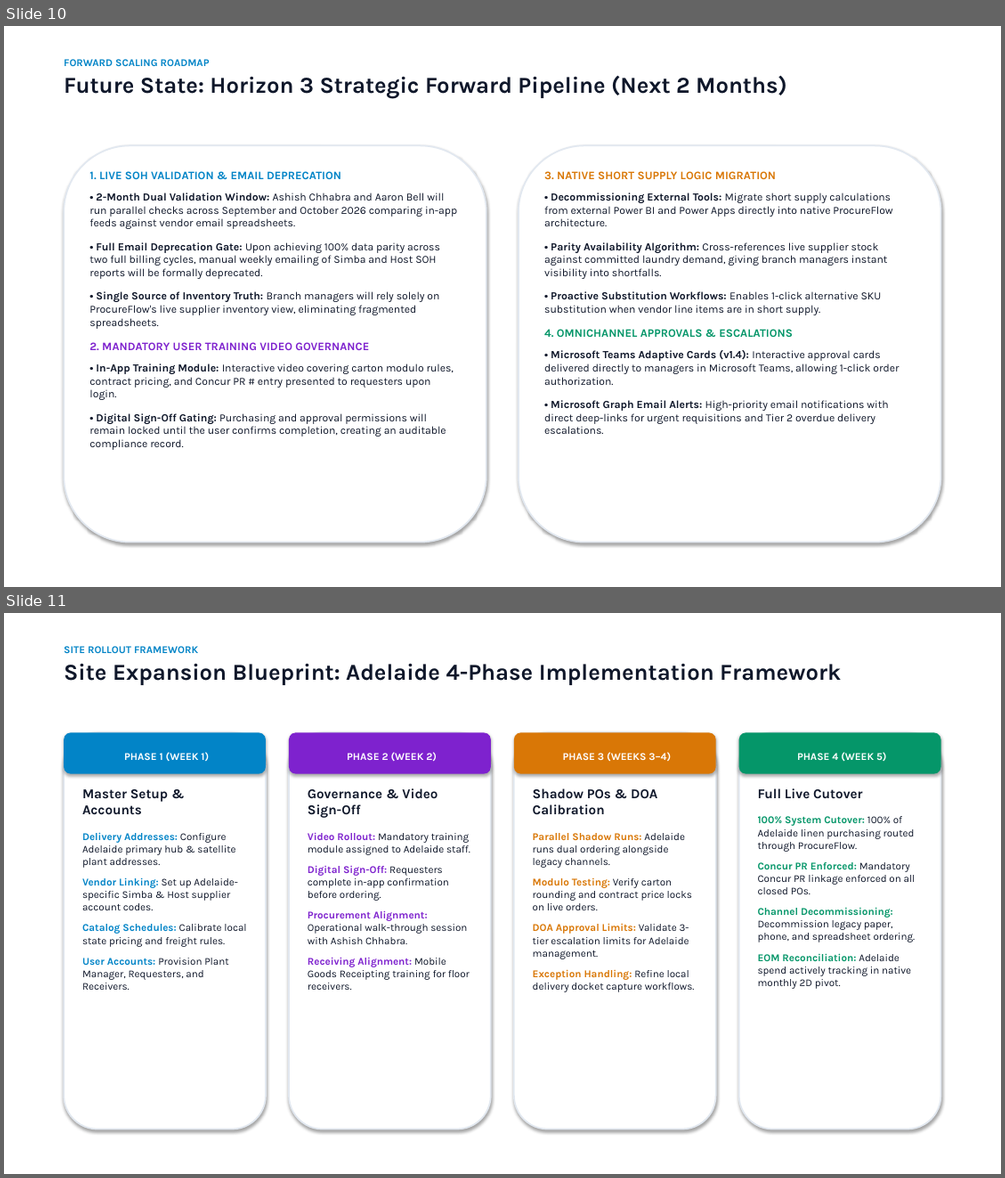
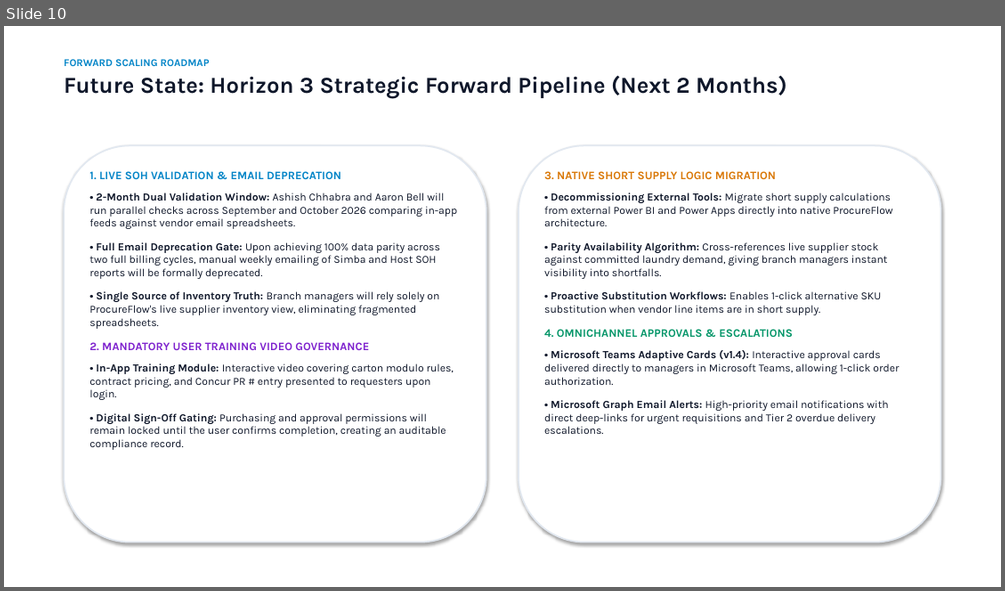
Before and after one commit to SPLGit-Project/ProcureFlow-App, a slide deck: docs/ProcureFlow_Executive_Roadmap.pptx. Shown one above the other, each under a label of ours: slides 10 and 11 before the commit, slide 10 after it. The pictures are 1005x1178 and 1005x591 pixels, drawn with LibreOffice and Linux fonts; fonts in the diff are those of the drawing. Boxes give left, top, right and bottom in pixels: in the first picture for what was removed or moved away, otherwise in the second. Text is boxed around its words. In the diff, an @@ line names an element or a change of style, - is before the commit and + after.

Commit message:
docs: remove workshop schedule and Adelaide rollout references, confirming all 11 facilities operating live under uniform governance

```diff
--- a/docs/ProcureFlow_Executive_Roadmap.pptx
+++ b/docs/ProcureFlow_Executive_Roadmap.pptx
@@ slide 11 removed at [4, 613, 1001, 1174], background #FFFFFF @@
@@ text removed at [64, 646, 841, 685] @@
-SITE ROLLOUT FRAMEWORK
-Site Expansion Blueprint: Adelaide 4-Phase Implementation Framework
@@ rounded rectangle removed at [64, 732, 266, 1129] @@
@@ rounded rectangle removed at [64, 732, 266, 774] @@
-PHASE 1 (WEEK 1)
@@ rounded rectangle removed at [289, 732, 491, 1129] @@
@@ rounded rectangle removed at [289, 732, 491, 774] @@
-PHASE 2 (WEEK 2)
@@ rounded rectangle removed at [514, 732, 716, 1129] @@
@@ rounded rectangle removed at [514, 732, 716, 774] @@
-PHASE 3 (WEEKS 3–4)
@@ rounded rectangle removed at [739, 732, 941, 1129] @@
@@ rounded rectangle removed at [739, 732, 941, 774] @@
-PHASE 4 (WEEK 5)
@@ text removed at [82, 789, 246, 989] @@
-Master Setup & Accounts
-Delivery Addresses: Configure Adelaide primary hub & satellite plant addresses.
-Vendor Linking: Set up Adelaide-specific Simba & Host supplier account codes.
-Catalog Schedules: Calibrate local state pricing and freight rules.
-User Accounts: Provision Plant Manager, Requesters, and Receivers.
@@ text removed at [307, 788, 470, 989] @@
-Governance & Video Sign-Off
-Video Rollout: Mandatory training module assigned to Adelaide staff.
-Digital Sign-Off: Requesters complete in-app confirmation before ordering.
-Procurement Alignment: Operational walk-through session with Ashish Chhabra.
-Receiving Alignment: Mobile Goods Receipting training for floor receivers.
@@ text removed at [533, 788, 695, 992] @@
-Shadow POs & DOA Calibration
-Parallel Shadow Runs: Adelaide runs dual ordering alongside legacy channels.
-Modulo Testing: Verify carton rounding and contract price locks on live orders.
-DOA Approval Limits: Validate 3-tier escalation limits for Adelaide management.
-Exception Handling: Refine local delivery docket capture workflows.
@@ text removed at [758, 788, 915, 989] @@
-Full Live Cutover
-100% System Cutover: 100% of Adelaide linen purchasing routed through ProcureFlow.
-Concur PR Enforced: Mandatory Concur PR linkage enforced on all closed POs.
-Channel Decommissioning: Decommission legacy paper, phone, and spreadsheet ordering.
-EOM Reconciliation: Adelaide spend actively tracking in native monthly 2D pivot.
```
Also in this commit, not shown: 5 slides changed, 1 slide added, 2 other files.
